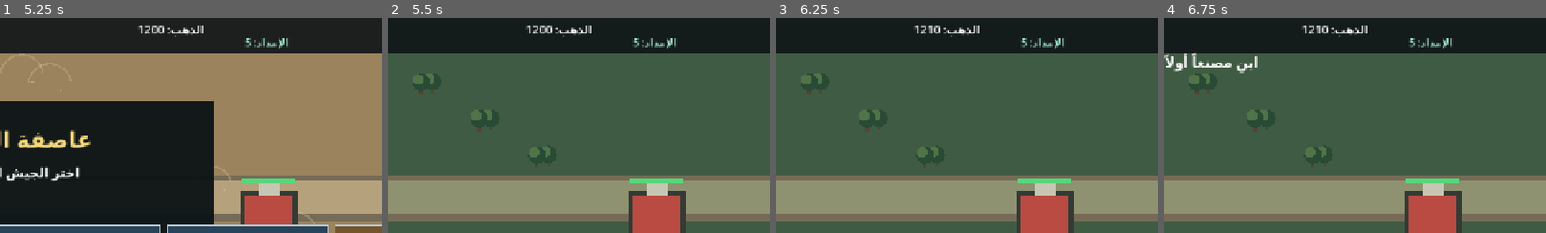
Above: before the commit, frames 1-4 (left to right).
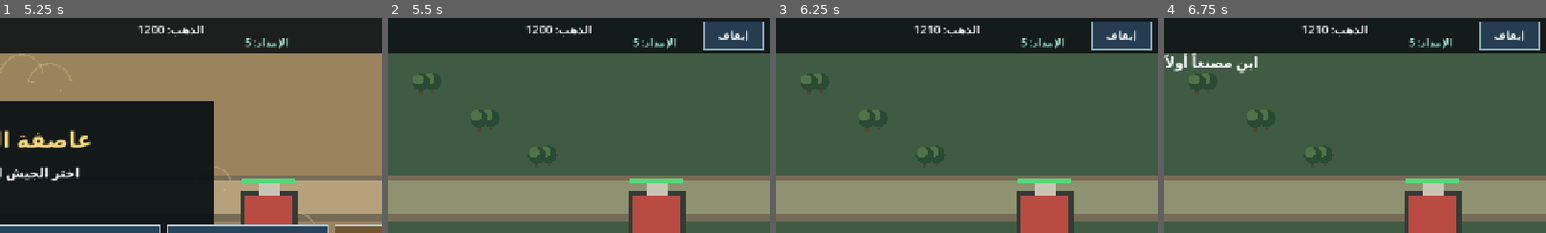
Above: after the commit, the same moments.

Repository: Jamalalbaroty/storm-generals-mobil
Game: Godot game, scene res://main.tscn
Same seed, same stepped clock (60 frames per second), same inputs: the game is played once before the commit and once after it.
Inputs (mouse positions are % of the whole screen's width and height, from its top left):
- Up to frame 1 (5.25 s): tap Enter at 0.5, 2, 3.5 s; move the mouse to (72, 45) at 0.52 s; click (72, 45) at 0.67 s; tap Space at 1.25, 2.75, 4.25 s; drag from (30, 55) to (45, 70) at 1.27 s; move the mouse to (60, 28) at 2.02 s; click (60, 28) at 2.17 s; drag from (45, 70) to (20, 35) at 2.77 s; move the mouse to (80, 65) at 3.52 s; click (80, 65) at 3.67 s; drag from (20, 35) to (35, 25) at 4.27 s; move the mouse to (55, 50) at 5.02 s; click (55, 50) at 5.17 s
- Up to frame 2 (5.5 s): no input
- Up to frame 3 (6.25 s): drag from (35, 25) to (30, 55) at 5.77 s
- Up to frame 4 (6.75 s): move the mouse to (72, 45) at 6.52 s; click (72, 45) at 6.67 s
The pictures show only the part of the screen within x 50-100%, y 0-50%; the shares and areas given below are measured in that part.

Frame 1 is identical in both runs. In frame 2, 2.1% of the frame differs, in the area x 82-99%, y 1-16%; in frame 3, 2.1%; in frame 4, 2.1%.

Commit message:
feat: add mobile pause and resume control

Diff:
--- a/main.gd
+++ b/main.gd
@@ -69,6 +69,7 @@
 var enemy_income_timer := 0.0
 var enemy_buildings: Array[Dictionary] = []
 var game_started := false
+var paused := false
 var dragging := false
 var drag_start := Vector2.ZERO
 var drag_end := Vector2.ZERO
@@ -148,6 +149,8 @@
 			return
 
 func _process(delta: float) -> void:
+	if paused:
+		return
 	for sound_name in sound_cooldowns.keys():
 		sound_cooldowns[sound_name] = maxf(0.0, float(sound_cooldowns[sound_name]) - delta)
 	if notice_time > 0.0:
@@ -1371,8 +1374,16 @@
 		draw_rect(restart, Color("#73552d"), true)
 		draw_rect(restart, Color("#f4d77a"), false, 2)
 		draw_string(ThemeDB.fallback_font, restart.position + Vector2(0, 31), "معركة جديدة", HORIZONTAL_ALIGNMENT_CENTER, restart.size.x, 21, Color.WHITE)
+	elif paused:
+		draw_rect(Rect2(size.x * 0.32, size.y * 0.36, size.x * 0.36, size.y * 0.2), Color(0.02, 0.03, 0.04, 0.88))
+		draw_string(ThemeDB.fallback_font, Vector2(size.x * 0.36, size.y * 0.44), "المعركة متوقفة مؤقتاً", HORIZONTAL_ALIGNMENT_CENTER, size.x * 0.28, 27, Color("#f4d77a"))
+		draw_string(ThemeDB.fallback_font, Vector2(size.x * 0.36, size.y * 0.50), "اضغط استئناف لمتابعة القتال", HORIZONTAL_ALIGNMENT_CENTER, size.x * 0.28, 18, Color.WHITE)
 	elif notice_time > 0.0:
 		draw_string(ThemeDB.fallback_font, Vector2(size.x * 0.35, 82), notice, HORIZONTAL_ALIGNMENT_CENTER, size.x * 0.3, 23, Color.WHITE)
+
+func _pause_rect(size: Vector2) -> Rect2:
+	return Rect2(Vector2(size.x - 112.0, 5.0), Vector2(100.0, 48.0))
+
 
 func _restart_rect(size: Vector2) -> Rect2:
 	return Rect2(Vector2(size.x * 0.4, size.y * 0.53), Vector2(size.x * 0.2, 48))
@@ -1403,6 +1414,10 @@
 		draw_string(ThemeDB.fallback_font, Vector2(16, 82), "المسرح: %s" % map_type, HORIZONTAL_ALIGNMENT_LEFT, 300, 16, Color("#fff0b5"))
 		draw_string(ThemeDB.fallback_font, Vector2(16, 103), _terrain_effect_label(), HORIZONTAL_ALIGNMENT_LEFT, 360, 14, Color("#d8e6c2"))
 		draw_string(ThemeDB.fallback_font, Vector2(16, size.y - 368), "الأسطول: مدمرات وحاملات وغواصات وسفن إنزال — احمِ الممرات البحرية", HORIZONTAL_ALIGNMENT_LEFT, size.x - 32, 15, Color.WHITE)
+		var pause_button := _pause_rect(size)
+		draw_rect(pause_button, Color("#73552d") if paused else Color("#263d50"), true)
+		draw_rect(pause_button, Color("#f4d77a") if paused else Color("#8fa8b8"), false, 2)
+		draw_string(ThemeDB.fallback_font, pause_button.position + Vector2(0, 30), "استئناف" if paused else "إيقاف", HORIZONTAL_ALIGNMENT_CENTER, pause_button.size.x, 17, Color.WHITE)
 
 func _button_rect(index: int, size: Vector2) -> Rect2:
 	var column = index % 4
@@ -1449,6 +1464,7 @@
 	if battle_result != "":
 		if _restart_rect(size).has_point(pos):
 			game_started = false
+			paused = false
 			battle_result = ""
 			faction = ""
 			units.clear()
@@ -1473,6 +1489,14 @@
 			missiles.clear()
 			enemy_missile_timer = 0.0
 			queue_redraw()
+		return
+	if game_started and _pause_rect(size).has_point(pos):
+		paused = not paused
+		notice = "تم إيقاف المعركة مؤقتاً" if paused else "استؤنفت المعركة"
+		notice_time = 2.0
+		queue_redraw()
+		return
+	if paused:
 		return
 	if not game_started:
 		for i in FACTIONS.size():
@@ -1501,6 +1525,7 @@
 				enemy_timer = 0.0
 				player_base_hp = 1000
 				enemy_base_hp = 1000
+				paused = false
 				game_started = true
 				notice = "بدأت المعركة — %s | %s" % [faction, map_type]
 				notice_time = 3.0
